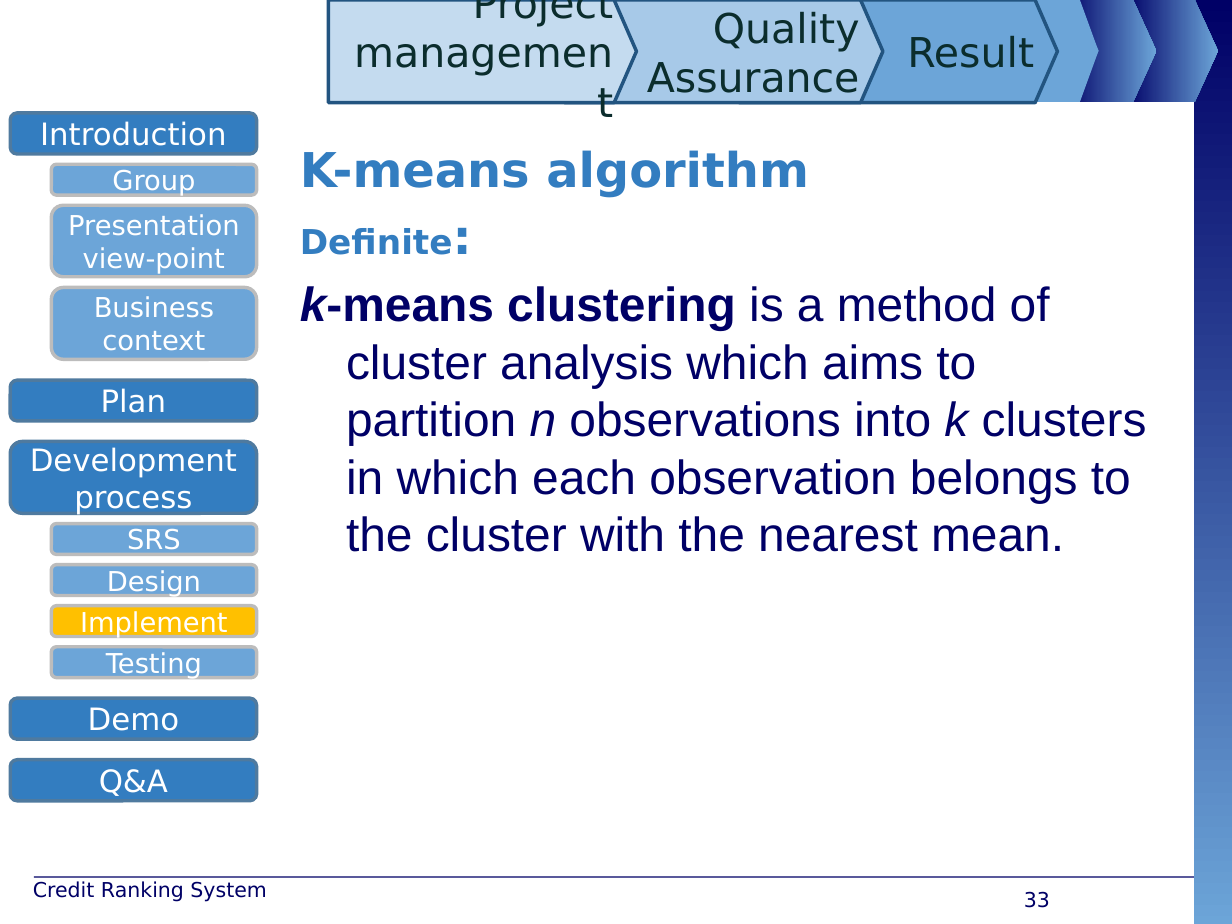
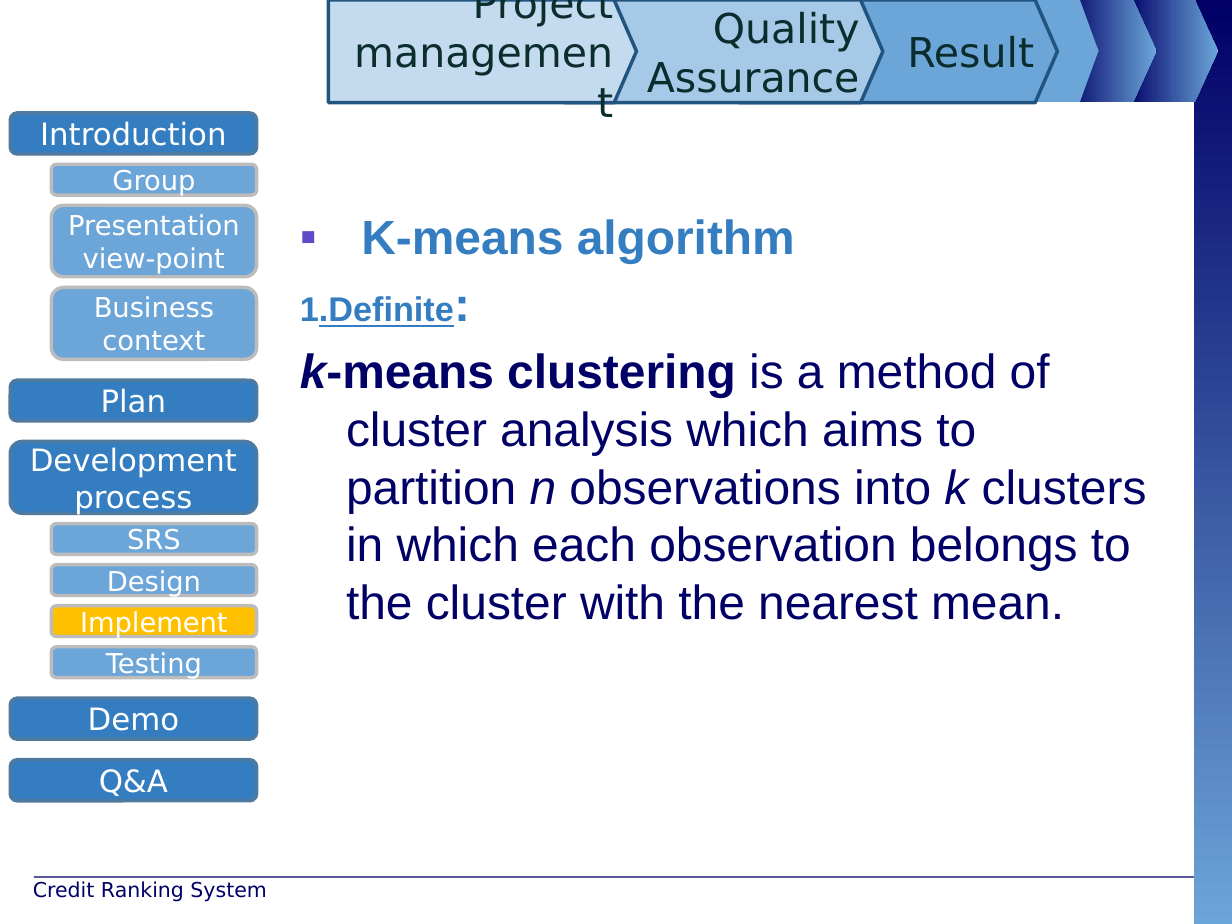
Before and after one commit to maily89/fbdm, a slide deck: slide 33 of Deliverables/FBD - slide.pptx. Drawn at 1232x924 pixels with LibreOffice and Linux fonts; fonts in the diff are those of the drawing; background and template pictures are left out. Boxes give left, top, right and bottom in pixels: in the first picture for what was removed or moved away, otherwise in the second. Text is boxed around its words. In the diff, an @@ line names an element or a change of style, - is before the commit and + after.

```diff
--- a/Deliverables/FBD - slide.pptx
+++ b/Deliverables/FBD - slide.pptx
@@ text at box(361, 219, 795, 263): font DejaVu Sans to Arial in "K-means algorithm"; bullet none to ▪ @@
@@ text at box(300, 296, 454, 327): text changed; font DejaVu Sans to Arial @@
-Definite:
+1.Definite:
@@ page number removed at box(1024, 891, 1050, 908) @@
-33
```
Also in this commit, not shown: 3 other slides changed, 2 slides added, 1 slide removed.
